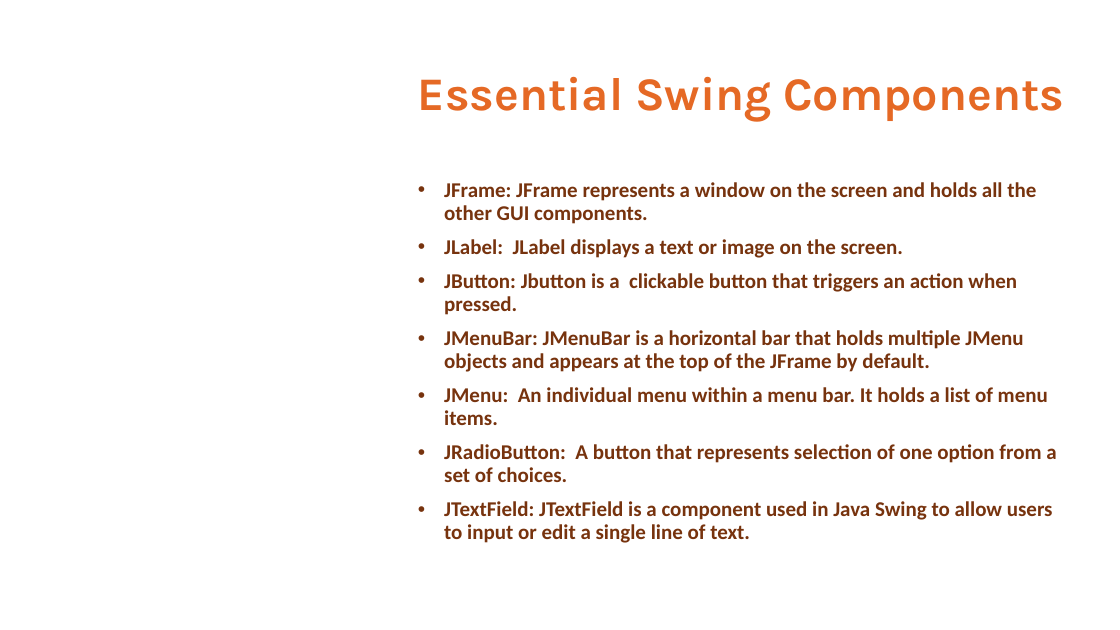
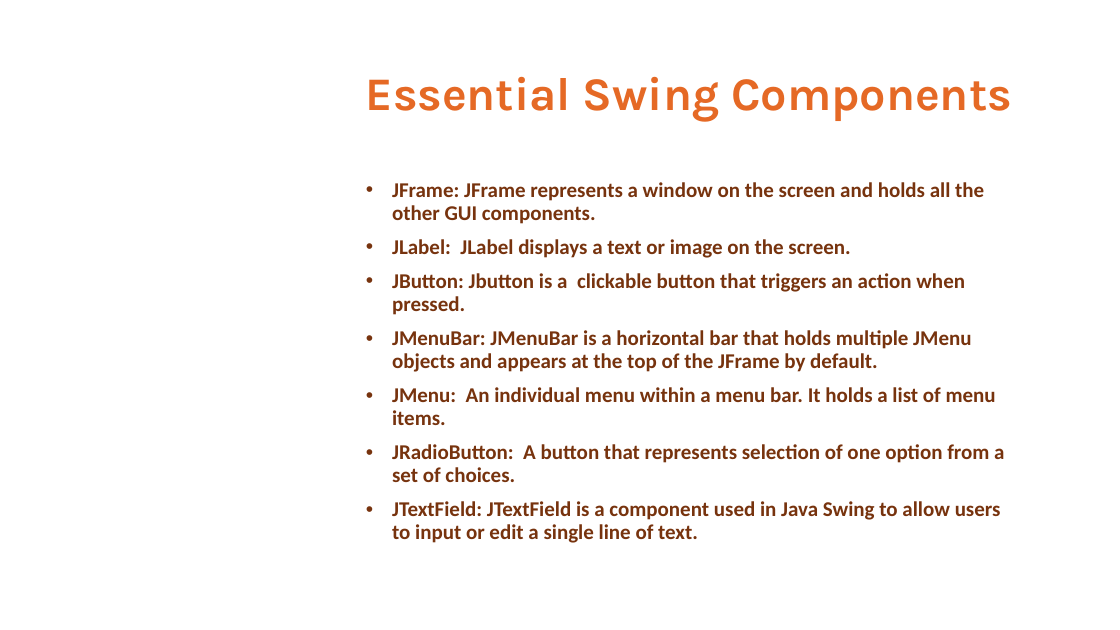
Before and after one commit to KaziRifatMorshed/student-database-oop-java-swing, a slide deck: slide 9 of Presentation.pptx. Drawn at 1120x630 pixels with LibreOffice and Linux fonts; fonts in the diff are those of the drawing; background and template pictures are left out. Boxes give left, top, right and bottom in pixels: in the first picture for what was removed or moved away, otherwise in the second. Text is boxed around its words. In the diff, an @@ line names an element or a change of style, - is before the commit and + after.

```diff
--- a/Presentation.pptx
+++ b/Presentation.pptx
@@ title "Essential Swing Components": place and size @@
-title "Essential Swing Components" at (418,76,1064,121)
+title "Essential Swing Components" at (366,76,1012,121)
@@ text "JFrame: JFrame represents a window ...": place and size @@
-text "JFrame: JFrame represents a window ..." at (444,182,1056,543)
+text "JFrame: JFrame represents a window ..." at (392,182,1004,543)
```
Also in this commit, not shown: 4 other slides changed, 4 other files.
